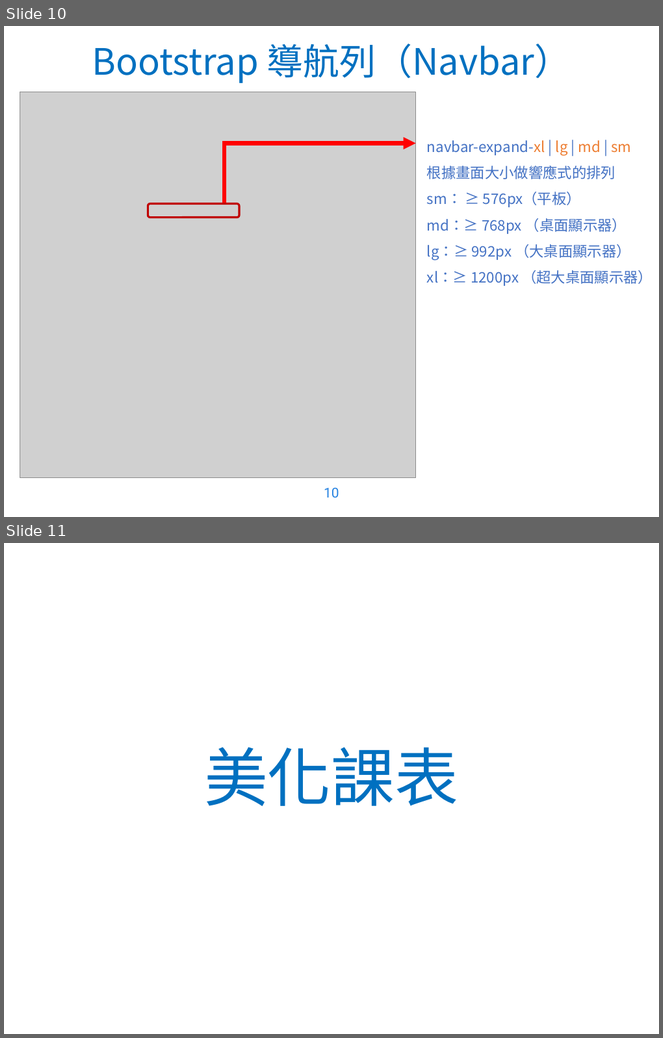
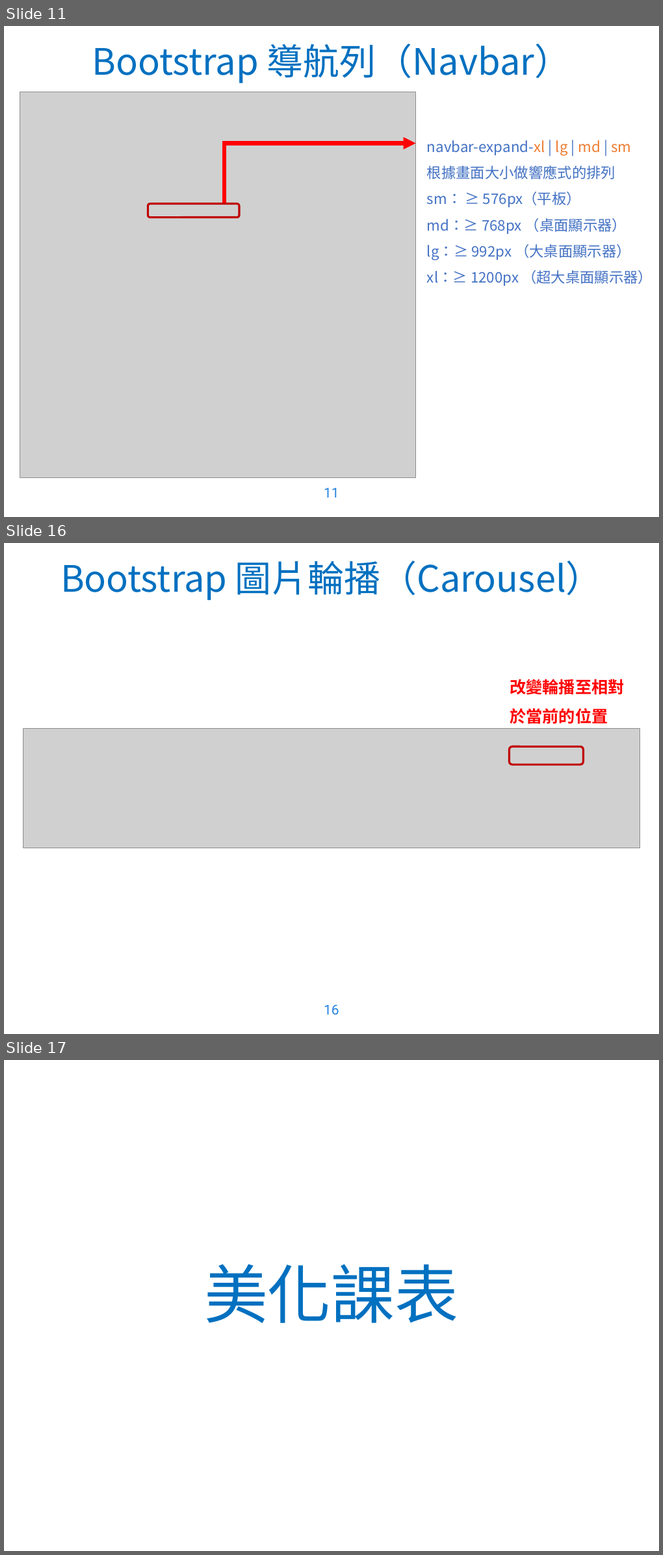
Before and after one commit to WaRTanKE7/WebClubData, a slide deck: 教學簡報/Bootstrap 4.pptx. Shown one above the other, each under a label of ours: slides 10 and 11 before the commit, slides 11, 16 and 17 after it; the slides between them are not shown. The pictures are 663x1038 and 663x1555 pixels, drawn with LibreOffice and Linux fonts; fonts in the diff are those of the drawing; grey boxes stand for pictures; background and template pictures are left out. Boxes give left, top, right and bottom in pixels: in the first picture for what was removed or moved away, otherwise in the second. Text is boxed around its words. In the diff, an @@ line names an element or a change of style, - is before the commit and + after.

```diff
--- a/教學簡報/Bootstrap 4.pptx
+++ b/教學簡報/Bootstrap 4.pptx
@@ slide 16 added at [4,543,659,1034], background picture (left out) @@
@@ text added at [61,561,603,600], 40 pt, text #0070C0 @@
+Bootstrap 圖片輪播（Carousel）
@@ text added at [510,679,624,724], 18 pt, text #FF0000, bold @@
+改變輪播至相對於當前的位置
@@ picture added at [23,729,640,849] @@
@@ rounded rectangle added at [509,746,583,765], outline #C00000 2.25 pt @@
@@ page number added at [324,1005,339,1015], 15 pt, text #2582E1 @@
+16
@@ what was slide 10 is now slide 11 @@
@@ page number at [324,488,339,498]: text changed @@
-10
+11
@@ what was slide 11 is now slide 17 @@
```
Also in this commit, not shown: 2 slides changed, 5 other slides added, 5 other files.
